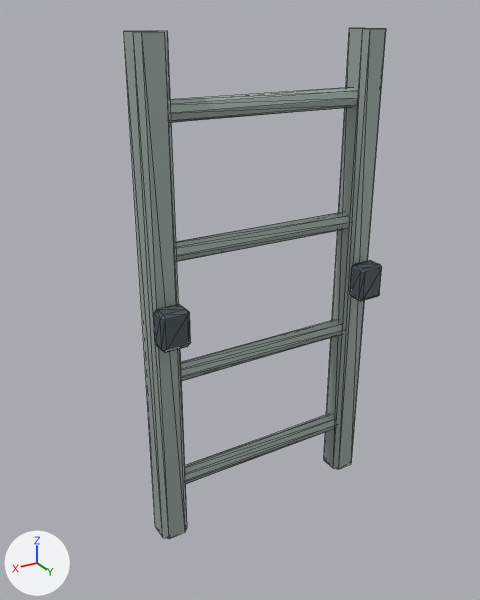
A saved change to the glTF model game/assets/stage2-props/ladder_section.glb.
Both versions are drawn from a 50 mm camera at (0.824, 1.237, 1.23) aimed at (0.061, -0.034, 0.595). The lights are fixed; the arrows at lower left show +X, +Y and +Z. The picture after the commit comes second. Mesh edges are drawn as thin lines. Where no turn or scale is listed for an object, it has been applied to the vertices. Vertices at exactly the same position are counted once.

Script lines for the objects in view, before the commit:
```python
me_continuousrail = bpy.data.meshes.new('ContinuousRail')
me_continuousrail.from_pydata(...)  # 144 vertices, 256 faces; spans x -0.31..0.31, y -0.06..0.06, z 0.0..1.2
# faces by material slot: [168, 88]
me_continuousrail.materials.append(mat_metallight)  # grey #a8b7b1
me_continuousrail.materials.append(mat_metal)  # greyish blue #56636a
ob_keep_mesh = bpy.data.objects.new('Keep_Mesh', me_continuousrail)
ob_keep_mesh.location = (0.0, 0.0, 0.0)
```
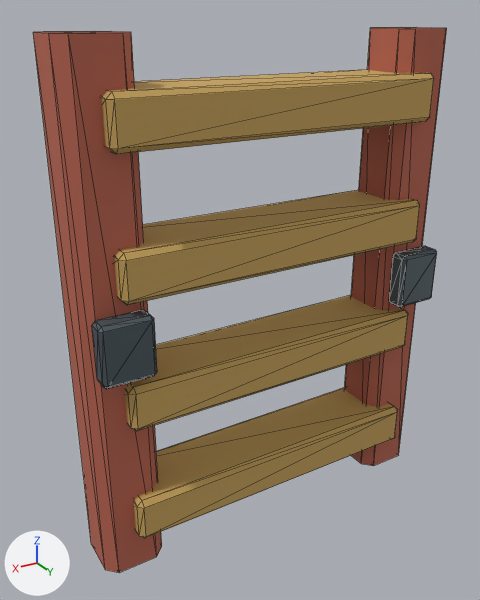
Changed parts and their boxes (x1, y1, x2, y2) in the pictures (480 x 600 px; the box of a moved part takes in the faces that stretch with it):
```json
{"object": "Keep_Mesh", "change": "reshaped, moved", "before": [124, 28, 386, 539], "after": [33, 27, 447, 573], "on screen": "58% wider, 7% taller"}
{"part": 1, "of": "me_continuousrail", "change": "moved or reshaped", "before": [324, 28, 386, 469], "after": [344, 27, 447, 466]}
{"part": 2, "of": "me_continuousrail", "change": "moved or reshaped", "before": [124, 31, 187, 539], "after": [33, 31, 162, 573]}
{"part": 3, "of": "me_continuousrail", "change": "added", "after": [133, 388, 398, 538], "on screen": "orange"}
{"part": 4, "of": "me_continuousrail", "change": "added", "after": [124, 295, 408, 431], "on screen": "orange"}
{"part": 5, "of": "me_continuousrail", "change": "added", "after": [114, 190, 420, 305], "on screen": "orange"}
{"part": 6, "of": "me_continuousrail", "change": "added", "after": [101, 70, 434, 154], "on screen": "orange"}
{"part": 7, "of": "me_continuousrail", "change": "added", "after": [389, 246, 437, 307]}
{"part": 8, "of": "me_continuousrail", "change": "added", "after": [92, 310, 157, 389]}
{"part": 9, "of": "me_continuousrail", "change": "deleted", "before": [153, 88, 382, 484]}
```

Scene script edits in JSON lines:
```json
{"op": "add", "block": "mat_red", "code": ["mat_red = principled_material('Red')", "mat_red.base_color = (0.485, 0.13, 0.0823)  # red #b96551", "mat_red.roughness = 0.85"]}
{"op": "add", "block": "mat_ochre", "code": ["mat_ochre = principled_material('Ochre')", "mat_ochre.base_color = (0.571, 0.366, 0.107)  # orange #c7a35c", "mat_ochre.roughness = 0.85"]}
{"block": "me_continuousrail", "where": "# used by ob_keep_mesh; location = (0.0, 0.0, 0.0)"}
{"op": "remove", "block": "me_continuousrail", "code": "me_continuousrail.from_pydata(...)  # 144 vertices, 256 faces; spans x -0.31..0.31, y -0.06..0.06, z 0.0..1.2"}
{"op": "remove", "block": "me_continuousrail", "code": "me_continuousrail.materials.append(mat_metallight)  # grey #a8b7b1"}
{"op": "add", "block": "me_continuousrail", "code": "me_continuousrail.from_pydata(...)  # 176 vertices, 320 faces; spans x -0.475..0.475, y -0.095..0.105, z -0.15..1.05"}
{"block": "me_continuousrail", "change": "me_continuousrail part 1: the loose piece of 16 vertices spanning x -0.31..-0.24, y -0.06..0.01, z 0.0..1.2 is scaled about its middle by (2.14, 2.14, 1), then moved by (-0.125, 0.005, -0.15), in mat_red (red #b96551)"}
{"block": "me_continuousrail", "change": "me_continuousrail part 2: the loose piece of 16 vertices spanning x 0.24..0.31, y -0.06..0.01, z 0.0..1.2 is scaled about its middle by (2.14, 2.14, 1), then moved by (0.125, 0.005, -0.15), in mat_red (red #b96551)"}
{"block": "me_continuousrail", "change": "me_continuousrail part 3: a new loose piece of 24 vertices spanning x -0.4..0.4, y -0.09..0.09, z -0.055..0.055, in mat_ochre (orange #c7a35c)"}
{"block": "me_continuousrail", "change": "me_continuousrail part 4: a new loose piece of 24 vertices spanning x -0.4..0.4, y -0.09..0.09, z 0.245..0.355, in mat_ochre (orange #c7a35c)"}
{"block": "me_continuousrail", "change": "me_continuousrail part 5: a new loose piece of 24 vertices spanning x -0.4..0.4, y -0.09..0.09, z 0.545..0.655, in mat_ochre (orange #c7a35c)"}
{"block": "me_continuousrail", "change": "me_continuousrail part 6: a new loose piece of 24 vertices spanning x -0.4..0.4, y -0.09..0.09, z 0.845..0.955, in mat_ochre (orange #c7a35c)"}
{"block": "me_continuousrail", "change": "me_continuousrail part 7: a new loose piece of 24 vertices spanning x -0.46..-0.34, y 0.055..0.105, z 0.38..0.52, in mat_metal (greyish blue #56636a)"}
{"block": "me_continuousrail", "change": "me_continuousrail part 8: a new loose piece of 24 vertices spanning x 0.34..0.46, y 0.055..0.105, z 0.38..0.52, in mat_metal (greyish blue #56636a)"}
{"block": "me_continuousrail", "change": "me_continuousrail part 9: 6 loose pieces with 112 vertices, spanning x -0.31..0.31, y -0.048..0.06, z 0.127..1.072, are deleted"}
{"op": "add", "block": "me_continuousrail", "code": "me_continuousrail.materials.append(mat_ochre)  # orange #c7a35c"}
{"op": "add", "block": "me_continuousrail", "code": "me_continuousrail.materials.append(mat_red)  # red #b96551"}
{"op": "set", "path": "ob_keep_mesh.location", "old": "(0.0, 0.0, 0.0)", "new": "(0.0, -0.005, 0.15)"}
```
